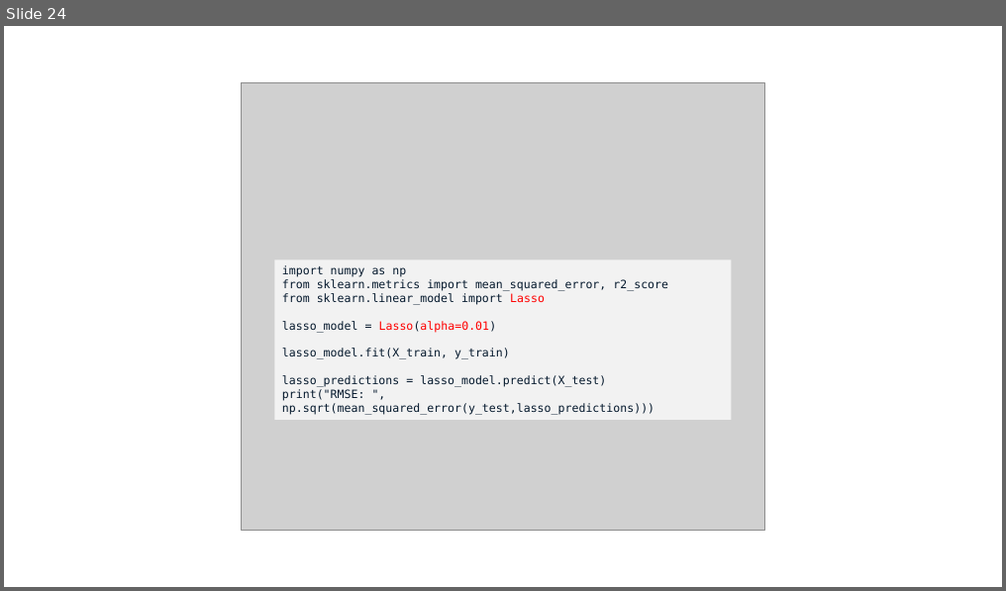
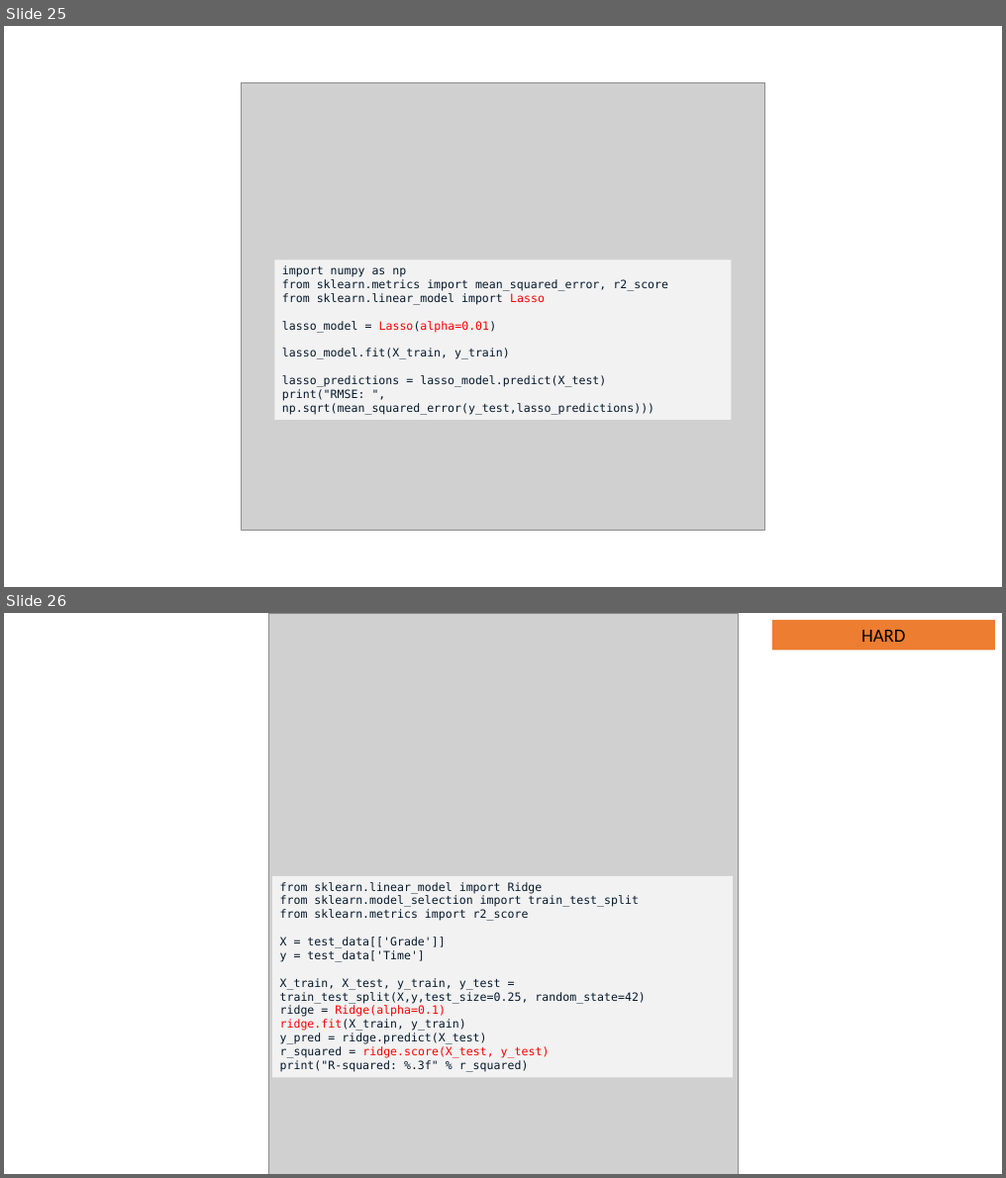
Before and after one commit to JNYH/DataCamp_Assessment, a slide deck: Model_Development.pptx. Shown one above the other, each under a label of ours: slide 24 before the commit, slides 25 and 26 after it. The pictures are 1006x591 and 1006x1178 pixels, drawn with LibreOffice and Linux fonts; fonts in the diff are those of the drawing; grey boxes stand for pictures. Boxes give left, top, right and bottom in pixels: in the first picture for what was removed or moved away, otherwise in the second. Text is boxed around its words. In the diff, an @@ line names an element or a change of style, - is before the commit and + after.

Commit message:
DataCamp assessment questions

```diff
--- a/Model_Development.pptx
+++ b/Model_Development.pptx
@@ slide 26 added at (4, 613, 1002, 1174), background #FFFFFF @@
@@ picture added at (268, 613, 738, 1174) @@
@@ rectangle added at (772, 620, 995, 650), fill #ED7D31, 18 pt, text #000000 @@
+HARD
@@ rectangle added at (272, 876, 734, 1078), fill #F2F2F2, 11 pt, text #05192D @@
+from sklearn.linear_model import Ridge
+from sklearn.model_selection import train_test_split
+from sklearn.metrics import r2_score
+X = test_data[['Grade']]
+y = test_data['Time']
+X_train, X_test, y_train, y_test = train_test_split(X,y,test_size=0.25, random_state=42)
+ridge = Ridge(alpha=0.1)
+ridge.fit(X_train, y_train)
+y_pred = ridge.predict(X_test)
+r_squared = ridge.score(X_test, y_test)
+print("R-squared: %.3f" % r_squared)
@@ what was slide 24 is now slide 25 @@
```
Also in this commit, not shown: 3 slides changed, 4 other slides added, 2 slides removed.
